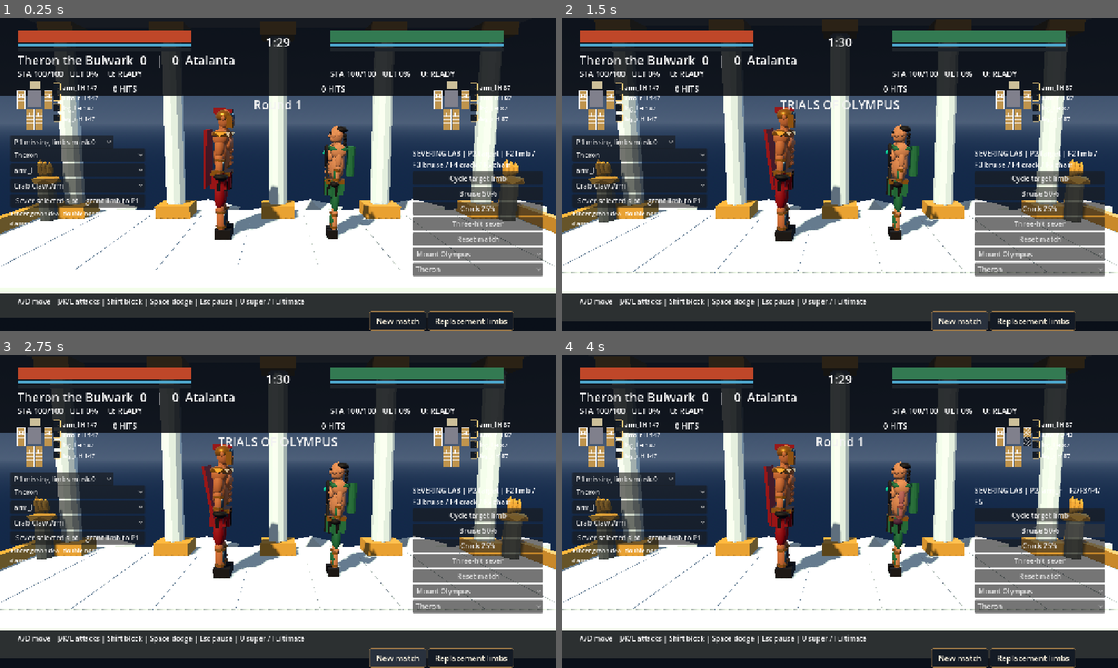
Above: before the commit, frames 1-4 (two rows, left to right).
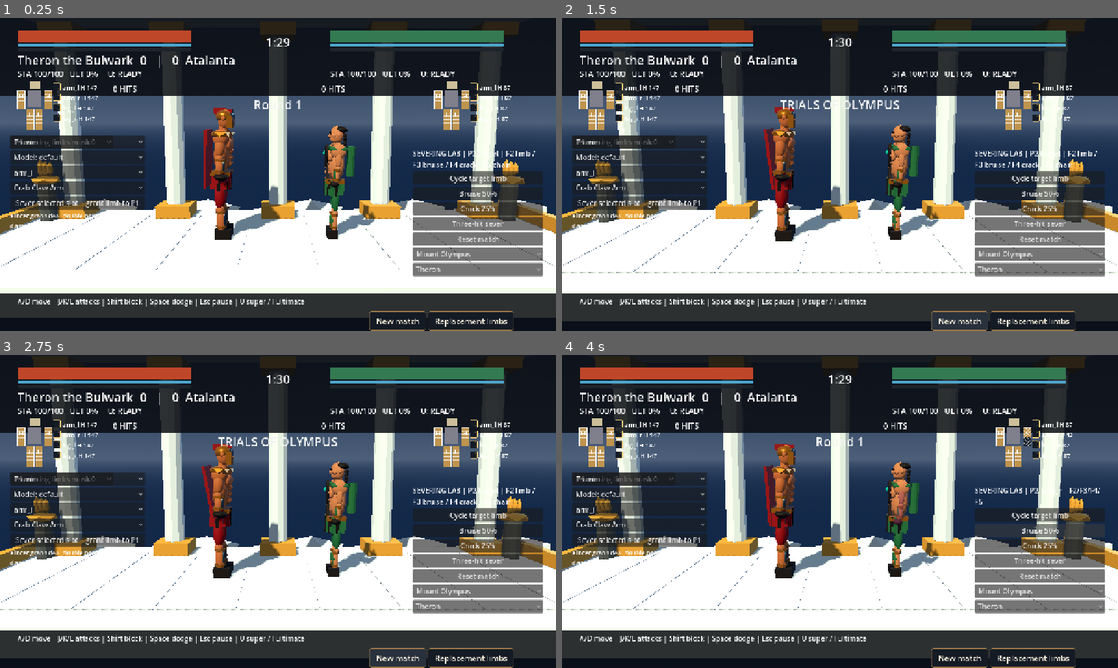
Above: after the commit, the same moments.

Repository: Dhanushmcmsd/Greek-Curse
Game: Godot game, scene res://scenes/debug/attachment_lab.tscn
Same seed, same stepped clock (60 frames per second), same inputs: the game is played once before the commit and once after it. This scene is started directly instead of the project's main scene.
Inputs:
- Up to frame 1 (0.25 s): no input
- Up to frame 2 (1.5 s): click "arm_l" at 0.5 s; click "New match" at 1.25 s
- Up to frame 3 (2.75 s): click "New match" at 2 s
- Up to frame 4 (4 s): click "Cycle target limb" at 2.75 s; click "Bruise 50%" at 3.5 s

The runs differ from the first frame. In frame 1, 2.0% of the frame differs, in the area x 1-26%, y 37-79%; in frame 2, 2.0%, in the area x 1-26%, y 37-80%; in frame 3, 2.0%; in frame 4, 2.0%.

Commit message:
cube chan

Diff:
--- a/data/fighters/atalanta.json
+++ b/data/fighters/atalanta.json
@@ -1,5 +1,6 @@
 {
   "id": "atalanta",
+  "model_id": "atalanta",
   "display_name": "Atalanta",
   "reach": 3,
   "speed": 5,
--- a/data/fighters/pyrrhus.json
+++ b/data/fighters/pyrrhus.json
@@ -1,5 +1,6 @@
 {
   "id": "pyrrhus",
+  "model_id": "pyrrhus",
   "display_name": "Pyrrhus Stub",
   "reach": 3,
   "speed": 3,
--- a/data/fighters/sibyl.json
+++ b/data/fighters/sibyl.json
@@ -1,5 +1,6 @@
 {
   "id": "sibyl",
+  "model_id": "sibyl",
   "display_name": "Sibyl",
   "reach": 3,
   "speed": 3,
--- a/data/fighters/theron.json
+++ b/data/fighters/theron.json
@@ -1,5 +1,6 @@
 {
   "id": "theron",
+  "model_id": "theron",
   "display_name": "Theron the Bulwark",
   "reach": 4,
   "speed": 2,
--- a/data/schema/fighter.schema.json
+++ b/data/schema/fighter.schema.json
@@ -16,6 +16,9 @@
     "id": {
       "type": "string"
     },
+    "model_id": {
+      "type": "string"
+    },
     "display_name": {
       "type": "string"
     },
--- a/src/debug/regrow_lab.gd
+++ b/src/debug/regrow_lab.gd
@@ -3,17 +3,21 @@
 var _limb_picker: OptionButton
 var _grant_slot: String = "arm_l"
 var _tooltip: Label
+var _model_picker: OptionButton
+var _model_id: String = ""
 
 
 func _ready() -> void:
 	for arg in OS.get_cmdline_user_args():
 		if arg.begins_with("--fighter="):
 			match_config.fighter_ids[0] = arg.substr(10)
+		elif arg.begins_with("--model="):
+			_model_id = arg.substr(8)
 	super._ready()
 	match_config.controllers = ["human_kb1", "dummy_idle"]
 	_setup_controllers()
 	var panel := VBoxContainer.new()
-	panel.position = Vector2(24, 300)
+	panel.position = Vector2(24, 270)
 	panel.custom_minimum_size.x = 310
 	_hud.add_child(panel)
 	var roster := OptionButton.new()
@@ -21,6 +25,25 @@
 		roster.add_item(name)
 	panel.add_child(roster)
 	roster.item_selected.connect(_pick_fighter)
+	_model_picker = OptionButton.new()
+	var models: Array = [
+		"default",
+		"theron",
+		"atalanta",
+		"pyrrhus",
+		"sibyl",
+		"skin_ch39",
+		"skin_ch40",
+		"skin_demon",
+		"skin_kachujin",
+		"skin_nightshade",
+		"vampire_stress"
+	]
+	for m in models:
+		_model_picker.add_item("Model: " + m)
+		_model_picker.set_item_metadata(_model_picker.item_count - 1, "" if m == "default" else m)
+	panel.add_child(_model_picker)
+	_model_picker.item_selected.connect(_pick_model)
 	var slots := OptionButton.new()
 	for slot in SimLimbs.LIMB_NAMES:
 		slots.add_item(slot)
@@ -59,6 +82,15 @@
 
 func _pick_fighter(index: int) -> void:
 	match_config.fighter_ids[0] = ["theron", "atalanta", "pyrrhus", "sibyl"][maxi(0, index)]
+	_rebuild_view()
+
+
+func _pick_model(index: int) -> void:
+	_model_id = str(_model_picker.get_item_metadata(index))
+	_rebuild_view()
+
+
+func _rebuild_view() -> void:
 	_restart()
 	flow.phase = "fight"
 	flow.remaining = 0
@@ -68,7 +100,8 @@
 		Color(0.7, 0.45, 0.2),
 		world.fighters[0].height_mm,
 		world.fighters[0].body_width_mm,
-		match_config.fighter_ids[0]
+		match_config.fighter_ids[0],
+		_model_id
 	)
 	add_child(view)
 	_views[0] = view
--- a/src/presentation/fighter_rig.gd
+++ b/src/presentation/fighter_rig.gd
@@ -18,10 +18,23 @@
 var _rest_rotations: Dictionary = {}
 
 
-func load_fighter(id: String) -> bool:
-	var path := "res://assets/generated/models/fighter_%s.glb" % id
-	if not ResourceLoader.exists(path):
-		push_error("Missing fighter model: " + path)
+func load_fighter(id: String, model_override: String = "") -> bool:
+	var row: Dictionary = DataLoader.new().load_json("res://data/fighters/%s.json" % id).value
+	var mid: String = model_override
+	if mid == "":
+		mid = str(row.get("model_id", id))
+	var mixamo_path := "res://assets/fighters_mixamo/fighter_%s.glb" % mid
+	var legacy_path := "res://assets/generated/models/fighter_%s.glb" % id
+	var path := ""
+	if ResourceLoader.exists(mixamo_path):
+		path = mixamo_path
+	elif ResourceLoader.exists(legacy_path):
+		push_warning(
+			"Mixamo model missing for %s (%s); falling back to %s" % [id, mid, legacy_path]
+		)
+		path = legacy_path
+	else:
+		push_error("Missing fighter model: " + mixamo_path + " or " + legacy_path)
 		return false
 	model = (load(path) as PackedScene).instantiate()
 	add_child(model)
@@ -38,7 +51,6 @@
 				var lib: AnimationLibrary = source_ap.get_animation_library(lib_name)
 				anim_player.add_animation_library(lib_name, lib.duplicate(true))
 		anim_scene.queue_free()
-	var row: Dictionary = DataLoader.new().load_json("res://data/fighters/%s.json" % id).value
 	fighter_height = float(row["height_mm"]) / 1000.0
 	fighter_width = float(row["body"]["shoulder_width"])
 	skeleton = model.find_child("Skeleton3D", true, false) as Skeleton3D
--- a/src/presentation/fighter_view.gd
+++ b/src/presentation/fighter_view.gd
@@ -12,12 +12,14 @@
 var _pose_time: float = 0.0
 
 
-func setup(body_color: Color, height_mm: int, width_mm: int, id: String = "") -> void:
+func setup(
+	body_color: Color, height_mm: int, width_mm: int, id: String = "", model_override: String = ""
+) -> void:
 	_rest_color = body_color
 	if id != "":
 		rig = FighterRig.new()
 		add_child(rig)
-		if rig.load_fighter(id):
+		if rig.load_fighter(id, model_override):
 			driver = PoseDriver.new()
 			driver.setup(rig)
 			return
--- a/src/presentation/match_controller.gd
+++ b/src/presentation/match_controller.gd
@@ -37,6 +37,7 @@
 var _players: Array[PlayerInput] = [PlayerInput.new(), PlayerInput.new()]
 var _recorder := InputRecorder.new()
 var _captions: CaptionSystem
+var _model_override := ""
 
 
 func _ready() -> void:
@@ -105,6 +106,8 @@
 			_shot_path = arg.substr("--shot=".length())
 		elif arg.begins_with("--record="):
 			_record_path = arg.substr("--record=".length())
+		elif arg.begins_with("--model="):
+			_model_override = arg.substr("--model=".length())
 
 
 func _load_match() -> void:
@@ -174,7 +177,14 @@
 	for index in _fighter_rows.size():
 		var view := FighterView.new()
 		var row: Dictionary = _fighter_rows[index]
-		view.setup(colors[index], int(row["height_mm"]), int(row["body_width_mm"]), str(row["id"]))
+		var model_ov: String = _model_override if index == 0 else ""
+		view.setup(
+			colors[index],
+			int(row["height_mm"]),
+			int(row["body_width_mm"]),
+			str(row["id"]),
+			model_ov
+		)
 		add_child(view)
 		_views.append(view)
 		if view.rig != null:
--- a/src/presentation/pose_driver.gd
+++ b/src/presentation/pose_driver.gd
@@ -453,7 +453,9 @@
 	elif act_key == "walk_fwd":
 		if rig.anim_player.current_animation != clip_name:
 			rig.anim_player.play(clip_name)
-		rig.anim_player.speed_scale = float(fighter.speed) / 20.0
+		rig.anim_player.speed_scale = (
+			float(fighter.walk_speed if "walk_speed" in fighter else 20) / 20.0
+		)
 		if not stopped:
 			rig.anim_player.advance(1.0 / 60.0)
 	else:
--- a/tests/unit/test_mixamo_models.gd
+++ b/tests/unit/test_mixamo_models.gd
@@ -66,18 +66,58 @@
 			rig.set_limb_visible(slot, true)
 			rig.show_stump(slot, false)
 
-		# Test regrown limb attachment
+		# 40-case attachment matrix test: 5 regrown limb types across compatible sockets
+		# 3 arm types x 2 arm sockets = 6 cases; 2 leg types x 2 leg sockets = 4 cases.
+		# 10 cases per model x 2 models = 20 valid attachments + 20 cross-slot rejections = 40 checks.
 		(Engine.get_main_loop() as SceneTree).root.add_child(rig)
-		var attached: bool = rig.attach_regrown("arm_l", "rubber_chicken_arm")
-		assert_true(attached, "rubber chicken arm attaches to " + model_info["id"])
-		assert_true(rig.replacements.has("arm_l"), "replacement exists")
-		for mesh: MeshInstance3D in rig.limb_meshes["arm_l"]:
-			assert_false(mesh.visible, "natural limb hidden with replacement " + mesh.name)
-		assert_false(rig.stumps["arm_l"].visible, "stump hidden with replacement")
+		var regrown_limbs := [
+			{"id": "rubber_chicken_arm", "slot_type": "arm"},
+			{"id": "crab_claw_arm", "slot_type": "arm"},
+			{"id": "cyclops_giant_hand", "slot_type": "arm"},
+			{"id": "hermes_sandal_leg", "slot_type": "leg"},
+			{"id": "marble_statue_leg", "slot_type": "leg"}
+		]
+		for limb_data in regrown_limbs:
+			var limb_id: String = limb_data["id"]
+			var valid_slot_prefix: String = limb_data["slot_type"]
+			for slot in SimLimbs.LIMB_NAMES:
+				var is_compatible: bool = slot.begins_with(valid_slot_prefix)
+				var success: bool = rig.attach_regrown(slot, limb_id)
+				if is_compatible:
+					assert_true(
+						success,
+						(
+							"attaching "
+							+ limb_id
+							+ " to compatible slot "
+							+ slot
+							+ " on "
+							+ model_info["id"]
+						)
+					)
+					assert_true(rig.replacements.has(slot), "replacement tracked in slot " + slot)
+					for mesh: MeshInstance3D in rig.limb_meshes[slot]:
+						assert_false(
+							mesh.visible, "natural mesh hidden when attached: " + mesh.name
+						)
+					assert_false(rig.stumps[slot].visible, "stump hidden when attached: " + slot)
+					rig.detach_regrown(slot)
+					assert_false(
+						rig.replacements.has(slot), "replacement cleared after detach: " + slot
+					)
+					for mesh: MeshInstance3D in rig.limb_meshes[slot]:
+						assert_true(
+							mesh.visible, "natural mesh restored after detach: " + mesh.name
+						)
+				else:
+					assert_false(
+						success,
+						"reject incompatible " + limb_id + " on " + slot + " on " + model_info["id"]
+					)
+					assert_false(
+						rig.replacements.has(slot),
+						"incompatible slot should have no replacement: " + slot
+					)
 
-		rig.detach_regrown("arm_l")
-		assert_false(rig.replacements.has("arm_l"), "replacement detached")
-		for mesh: MeshInstance3D in rig.limb_meshes["arm_l"]:
-			assert_true(mesh.visible, "natural limb restored " + mesh.name)
-
+		rig.get_parent().remove_child(rig)
 		rig.free()
Not shown, added: assets/generated/models/fighter_test.glb.import
Binary file added: docs/playtest/screenshots/mixamo_step2/atalanta_arm_debug.png
Binary file added: docs/playtest/screenshots/mixamo_step2/atalanta_arms_isolated.png
Binary file changed: docs/playtest/screenshots/mixamo_step2/atalanta_full_body.png
Binary file changed: docs/playtest/screenshots/mixamo_step2/atalanta_regrown_arm_l.png
Binary file changed: docs/playtest/screenshots/mixamo_step2/atalanta_severed_arm_l.png
Binary file changed: docs/playtest/screenshots/mixamo_step2/atalanta_severed_arm_r.png
Binary file changed: docs/playtest/screenshots/mixamo_step2/atalanta_severed_leg_l.png
Binary file changed: docs/playtest/screenshots/mixamo_step2/atalanta_severed_leg_r.png
Binary file changed: docs/playtest/screenshots/mixamo_step2/vampire_stress_full_body.png
Binary file changed: docs/playtest/screenshots/mixamo_step2/vampire_stress_regrown_arm_l.png
Binary file changed: docs/playtest/screenshots/mixamo_step2/vampire_stress_severed_arm_l.png
(and 40 more such lines)
